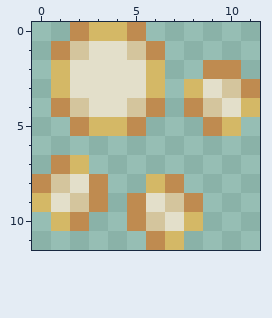
File history of a pixel-art sprite, Assets/Textures/Items/Lightspores.png. The first picture shows the starting point.
The file is 24x24 pixels, drawn in blocks of 2x2; one block is one cell here.
Once edited:
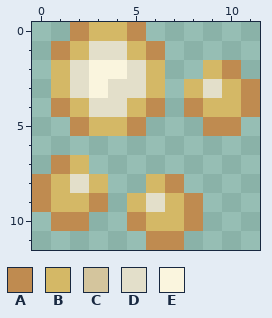
Palette (. is transparent): A #bf8b50  B #d4b866  C #d4c59d  D #e3dfca  E #faf5de
The edit:
Changed rows in their new state; - is an unchanged pixel.
first column x 0:
 1 --B--B------
 2 ---EE----B--
 3 ---E------B-
 4 --B--B---BBA
 5 ----------A-
 8 -B-B--------
 9 ABB--B-B----
10 -A----BBA---
11 -------A----
